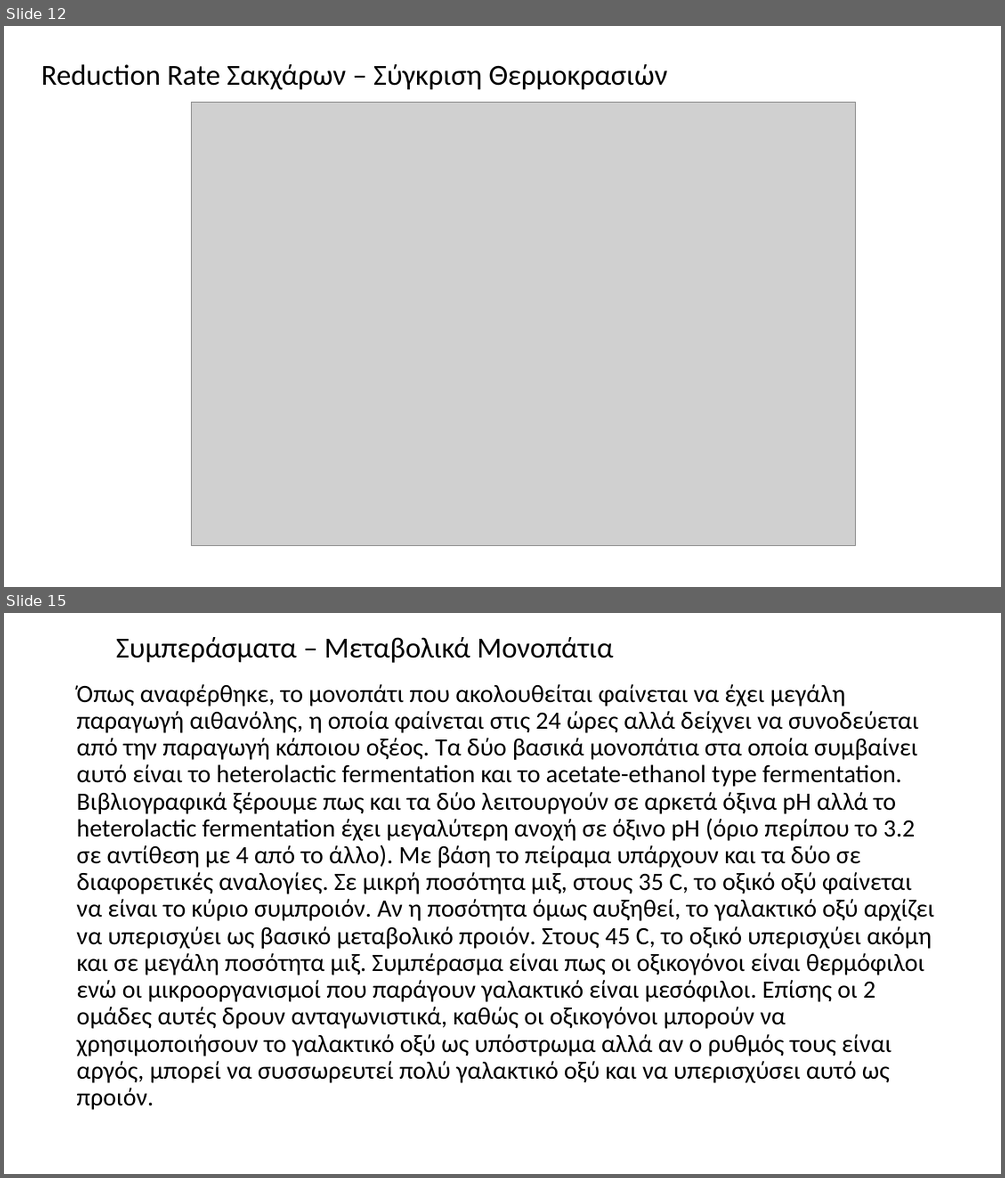
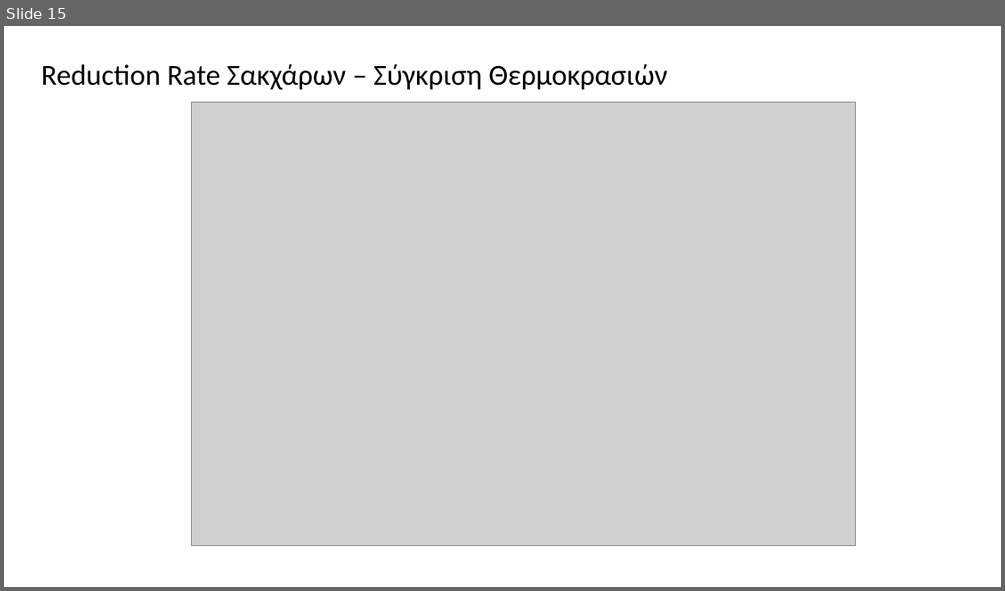
Before and after one commit to Vidianos-Giannitsis/masters-thesis, a slide deck: Reports/lab_scale_SSF_trial_2.pptx. Shown one above the other, each under a label of ours: slides 12 and 15 before the commit, slide 15 after it; the slides between them are not shown. The pictures are 1005x1178 and 1005x591 pixels, drawn with LibreOffice and Linux fonts; fonts in the diff are those of the drawing; grey boxes stand for pictures. Boxes give left, top, right and bottom in pixels: in the first picture for what was removed or moved away, otherwise in the second. Text is boxed around its words. In the diff, an @@ line names an element or a change of style, - is before the commit and + after.

```diff
--- a/Reports/lab_scale_SSF_trial_2.pptx
+++ b/Reports/lab_scale_SSF_trial_2.pptx
@@ slide 15 removed at bbox=[4, 613, 1001, 1174], background #FFFFFF @@
@@ title removed at bbox=[116, 637, 613, 663] @@
-Συμπεράσματα – Μεταβολικά Μονοπάτια
@@ text removed at bbox=[77, 684, 934, 1110] @@
-Όπως αναφέρθηκε, το μονοπάτι που ακολουθείται φαίνεται να έχει μεγάλη παραγωγή αιθανόλης, η οποία φαίνεται στις 24 ώρες αλλά δείχνει να συνοδεύεται από την παραγωγή κάποιου οξέος. Τα δύο βασικά μονοπάτια στα οποία συμβαίνει αυτό είναι το heterolactic fermentation και το acetate-ethanol type fermentation. Βιβλιογραφικά ξέρουμε πως και τα δύο λειτουργούν σε αρκετά όξινα pH αλλά το heterolactic fermentation έχει μεγαλύτερη ανοχή σε όξινο pH (όριο περίπου το 3.2 σε αντίθεση με 4 από το άλλο). Με βάση το πείραμα υπάρχουν και τα δύο σε διαφορετικές αναλογίες. Σε μικρή ποσότητα μιξ, στους 35 C, το οξικό οξύ φαίνεται να είναι το κύριο συμπροιόν. Αν η ποσότητα όμως αυξηθεί, το γαλακτικό οξύ αρχίζει να υπερισχύει ως βασικό μεταβολικό προιόν. Στους 45 C, το οξικό υπερισχύει ακόμη και σε μεγάλη ποσότητα μιξ. Συμπέρασμα είναι πως οι οξικογόνοι είναι θερμόφιλοι ενώ οι μικροοργανισμοί που παράγουν γαλακτικό είναι μεσόφιλοι. Επίσης οι 2 ομάδες αυτές δρουν ανταγωνιστικά, καθώς οι οξικογόνοι μπορούν να χρησιμοποιήσουν το γαλακτικό οξύ ως υπόστρωμα αλλά αν ο ρυθμός τους είναι αργός, μπορεί να συσσωρευτεί πολύ γαλακτικό οξύ και να υπερισχύσει αυτό ως προιόν.
@@ what was slide 12 is now slide 15 @@
```
Also in this commit, not shown: 5 slides changed, 9 slides added, 3 other slides removed, 19 other files.
